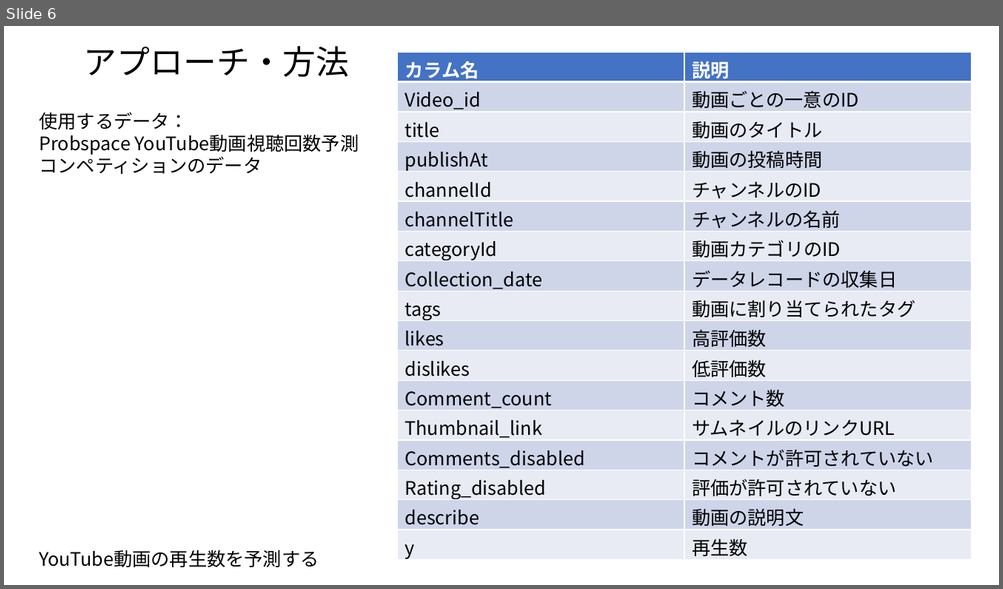
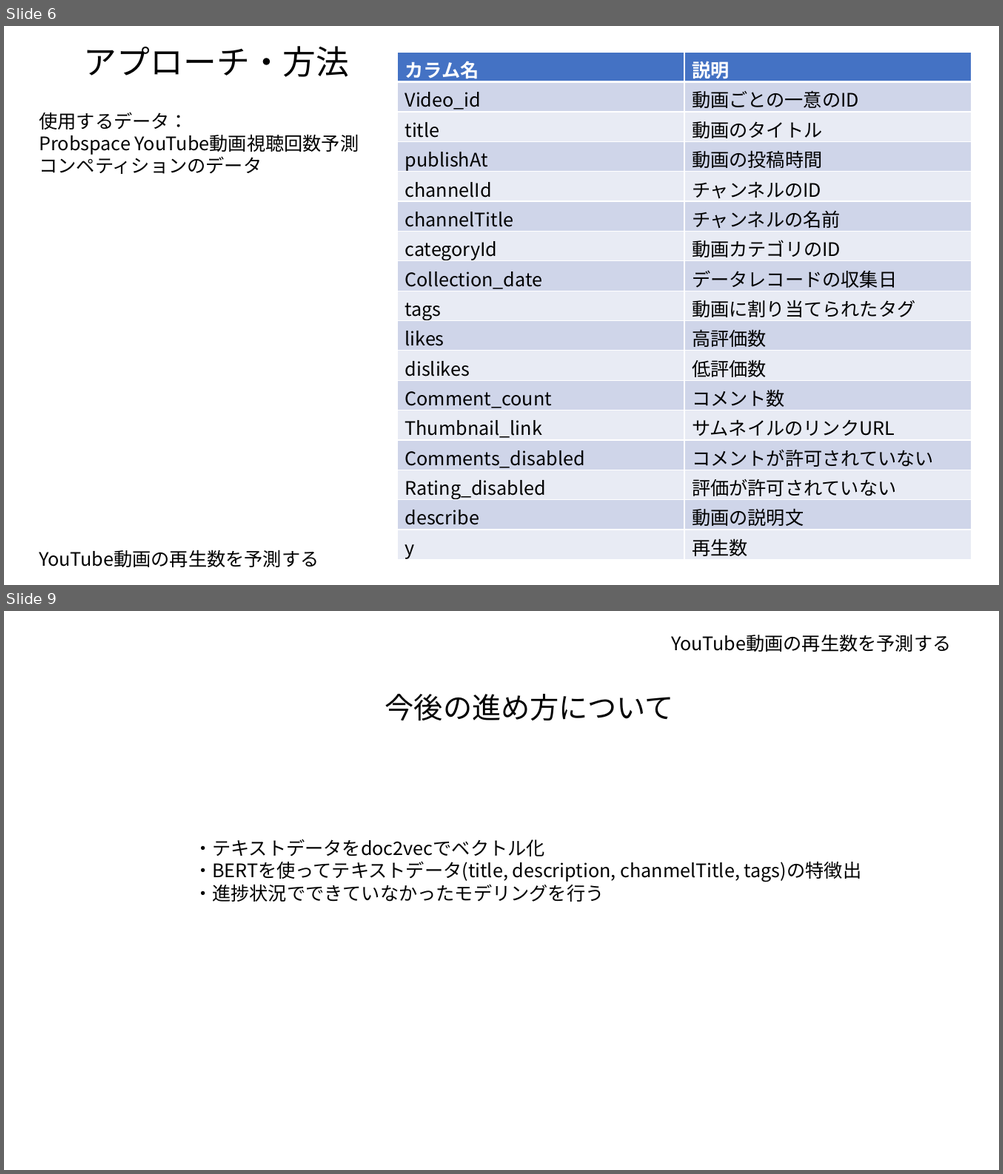
Before and after one commit to tsuru-kazu/research, a slide deck: docs/PD3_interim_report.pptx. Shown one above the other, each under a label of ours: slide 6 before the commit, slides 6 and 9 after it; the slides between them are not shown. The pictures are 1003x589 and 1003x1174 pixels, drawn with LibreOffice and Linux fonts; fonts in the diff are those of the drawing. Boxes give left, top, right and bottom in pixels: in the first picture for what was removed or moved away, otherwise in the second. Text is boxed around its words. In the diff, an @@ line names an element or a change of style, - is before the commit and + after.

```diff
--- a/docs/PD3_interim_report.pptx
+++ b/docs/PD3_interim_report.pptx
@@ slide 9 added at (x1=4, y1=611, x2=999, y2=1170), background #FFFFFF @@
@@ text added at (x1=671, y1=634, x2=950, y2=652), 18 pt, text #000000 @@
+YouTube動画の再生数を予測する
@@ text added at (x1=385, y1=694, x2=674, y2=721), 28 pt, text #000000 @@
+今後の進め方について
@@ text added at (x1=193, y1=839, x2=862, y2=902), 18 pt, text #000000 @@
+・テキストデータをdoc2vecでベクトル化
+・BERTを使ってテキストデータ(title, description, chanmelTitle, tags)の特徴出
+・進捗状況でできていなかったモデリングを行う
```
Also in this commit, not shown: 2 slides changed, 1 slide removed, 2 other files.
